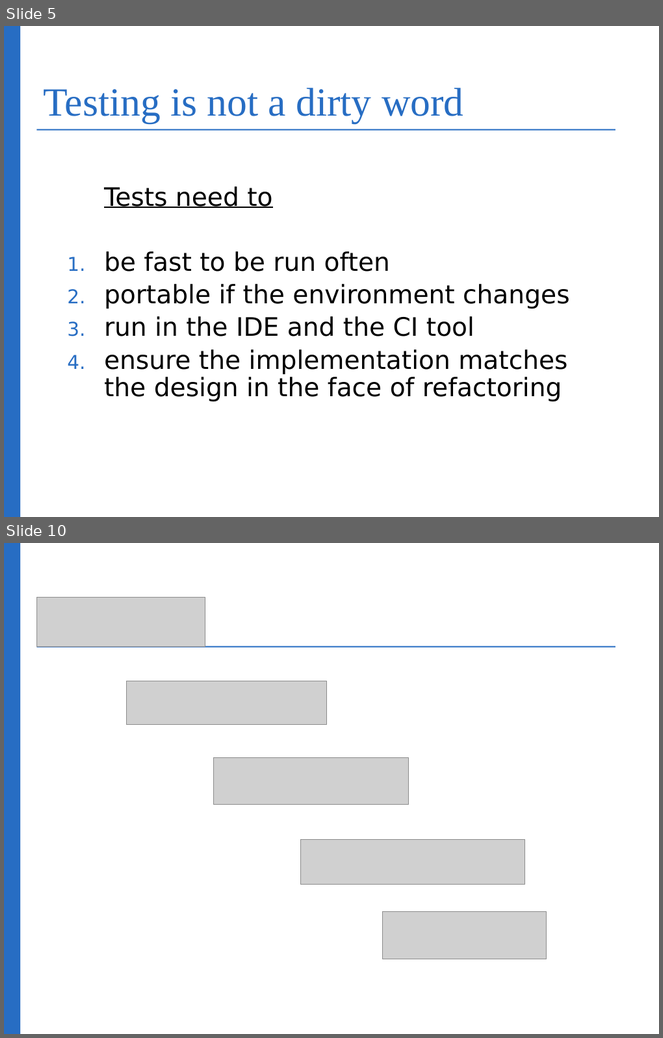
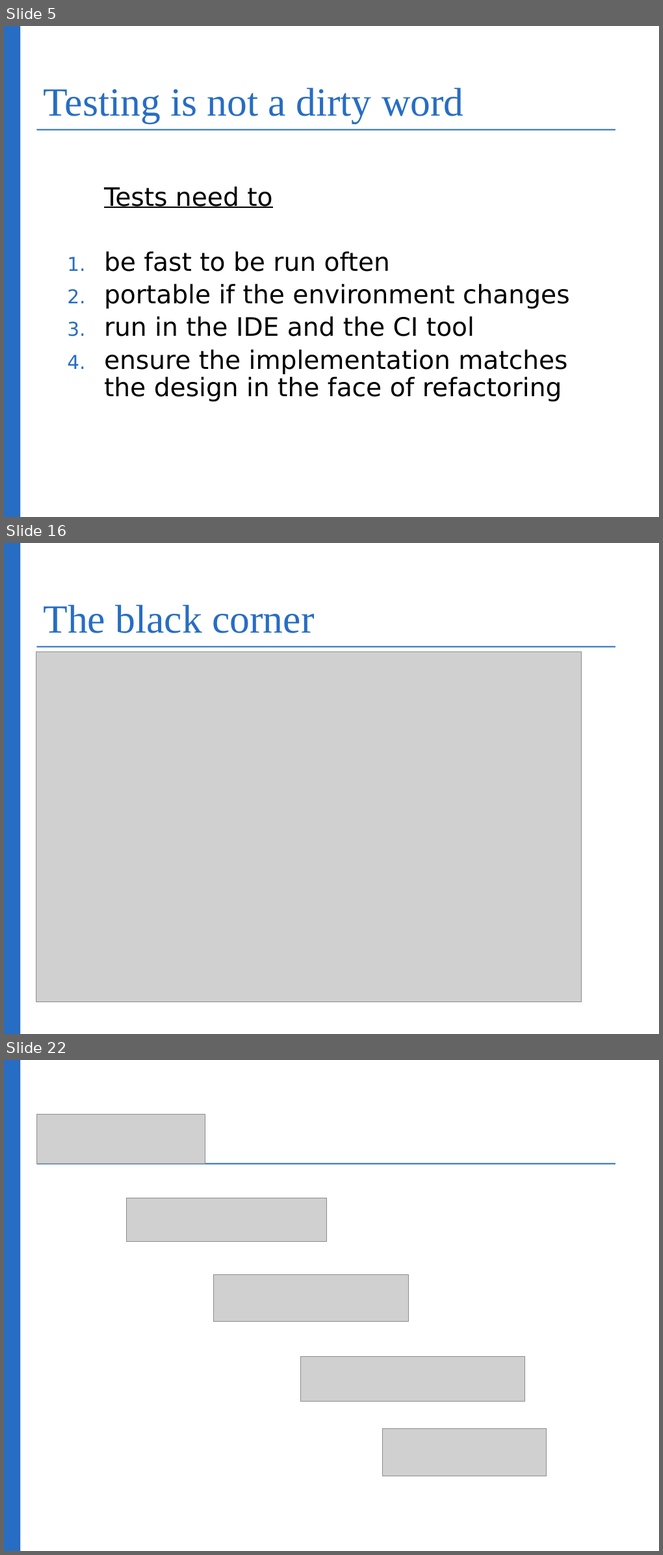
Before and after one commit to bognolo/workspace-arquillian-talk, a slide deck: IntroductionToArquillian.odp. Shown one above the other, each under a label of ours: slides 5 and 10 before the commit, slides 5, 16 and 22 after it; the slides between them are not shown. The pictures are 663x1038 and 663x1555 pixels, drawn with LibreOffice and Linux fonts; fonts in the diff are those of the drawing; grey boxes stand for pictures; background and template pictures are left out. Boxes give left, top, right and bottom in pixels: in the first picture for what was removed or moved away, otherwise in the second. Text is boxed around its words. In the diff, an @@ line names an element or a change of style, - is before the commit and + after.

```diff
--- a/IntroductionToArquillian.odp
+++ b/IntroductionToArquillian.odp
@@ slide 16 added at (4,543,659,1034), background #FFFFFF; not listed: 4 template elements that a slide beside it also shows @@
@@ title added at (43,605,314,633), 44 pt, text #276DC3 @@
+The black corner
@@ picture added at (36,652,582,1002) @@
@@ what was slide 10 is now slide 22 @@
```
Also in this commit, not shown: 3 slides changed, 12 other slides added, 1 slide removed.
